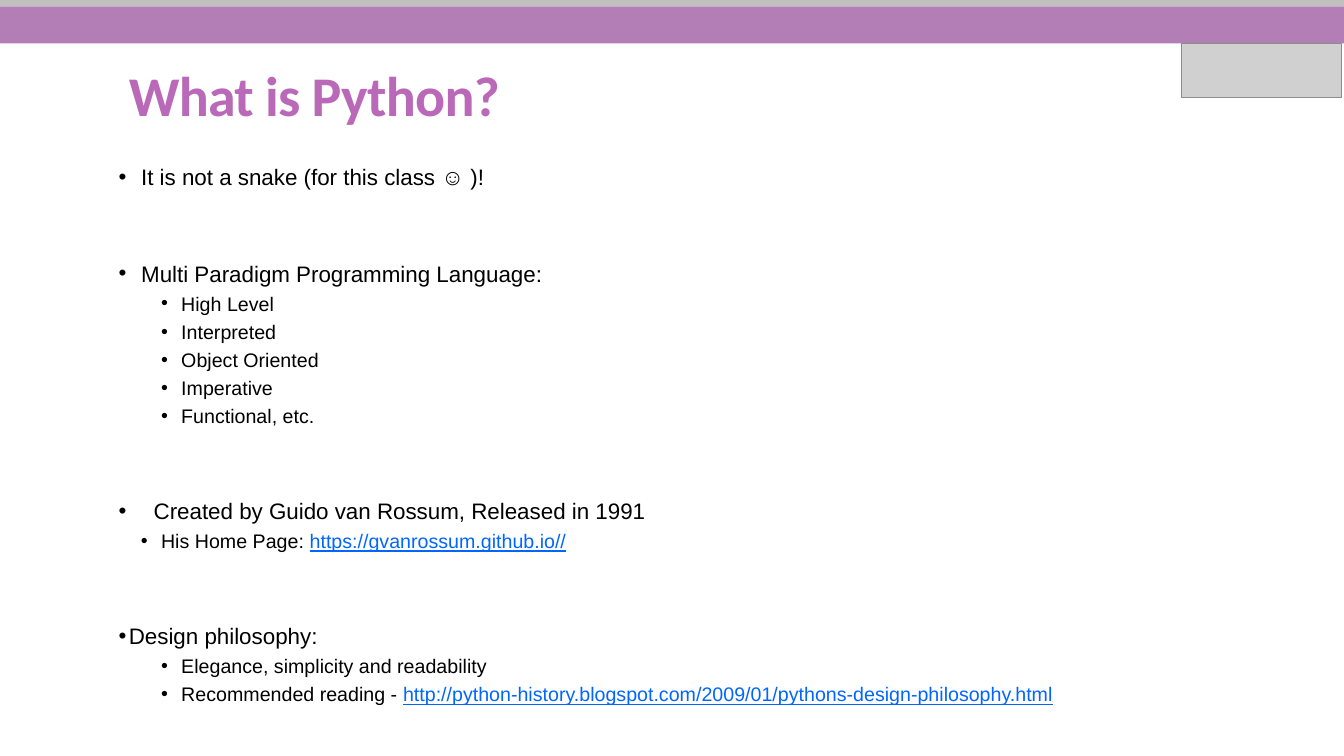
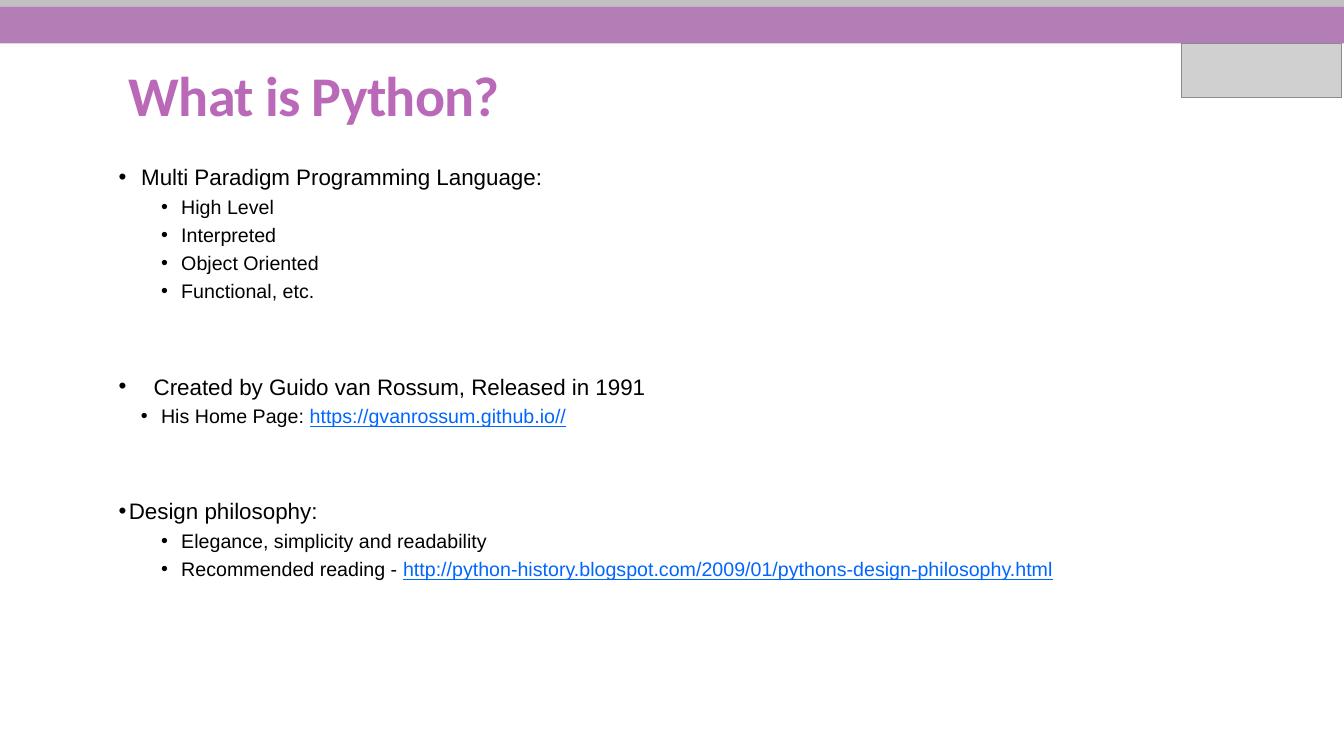
Before and after one commit to She-Codes-Now/Intro-to-Python, a slide deck: slide 6 of Python-SheCodesNow_updated.pptx. Drawn at 1344x756 pixels with LibreOffice and Linux fonts; fonts in the diff are those of the drawing; grey boxes stand for pictures; background and template pictures are left out. Boxes give left, top, right and bottom in pixels: in the first picture for what was removed or moved away, otherwise in the second. Text is boxed around its words. In the diff, an @@ line names an element or a change of style, - is before the commit and + after.

Commit message:
updated

```diff
--- a/Python-SheCodesNow_updated.pptx
+++ b/Python-SheCodesNow_updated.pptx
@@ text at <box>141,168,435,190</box>: paragraph removed @@
-• It is not a snake (for this class ☺ )!
@@ text at <box>181,380,273,399</box>: paragraph removed @@
-    • Imperative
```
